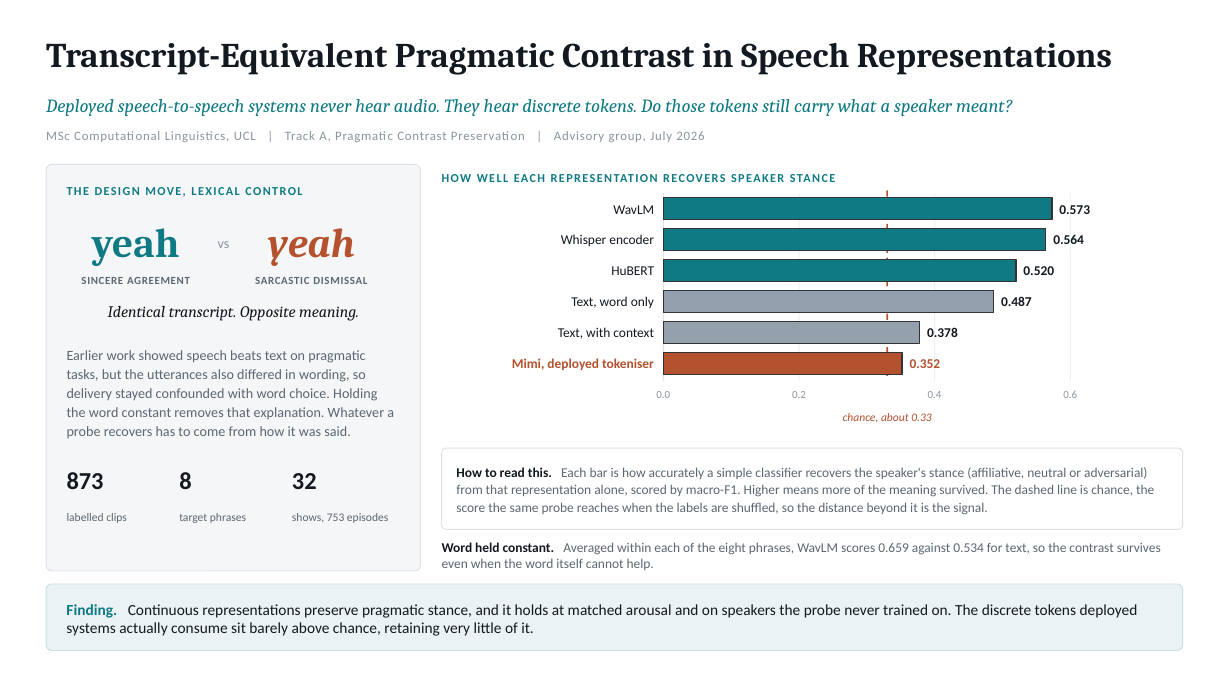
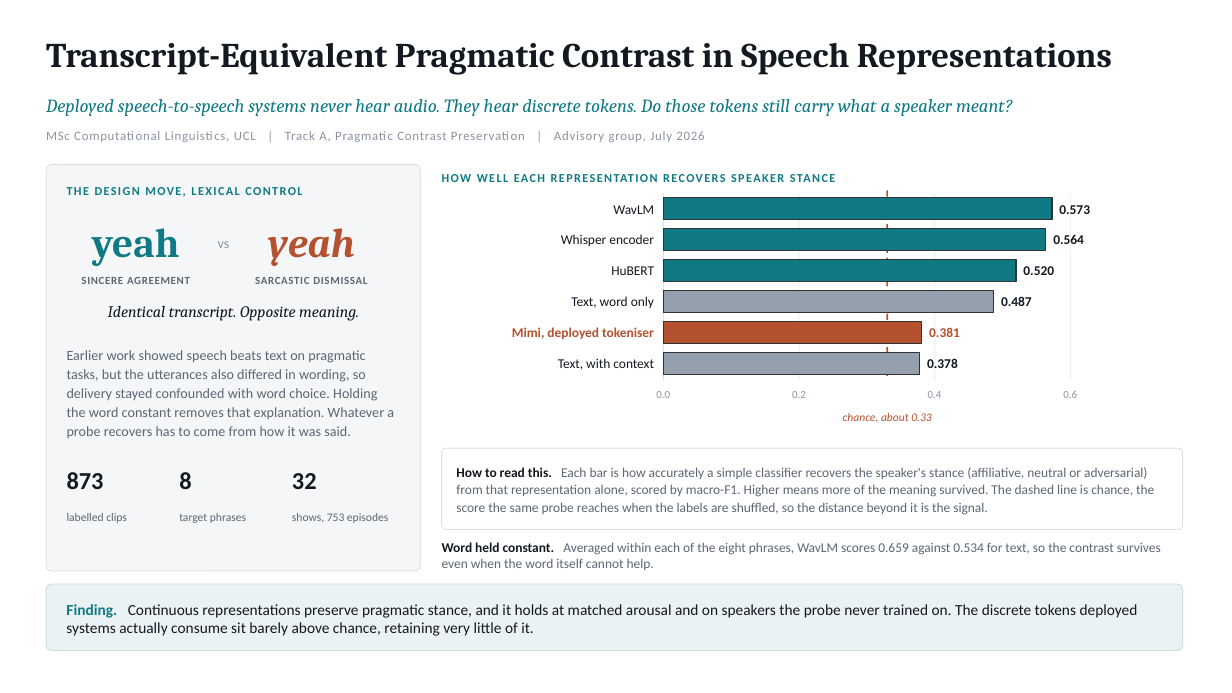
Before and after one commit to syntax606/UCL_Dissertation, a slide deck: slide 1 of docs/advisory_slide.pptx. Drawn at 1232x693 pixels with LibreOffice and Linux fonts; fonts in the diff are those of the drawing. Boxes give left, top, right and bottom in pixels: in the first picture for what was removed or moved away, otherwise in the second. Text is boxed around its words. In the diff, an @@ line names an element or a change of style, - is before the commit and + after.

```diff
--- a/docs/advisory_slide.pptx
+++ b/docs/advisory_slide.pptx
@@ text "Mimi, deployed tokeniser": place and size @@
-text "Mimi, deployed tokeniser" at [512, 358, 654, 370]
+text "Mimi, deployed tokeniser" at [512, 327, 654, 339]
@@ rectangle at [664, 322, 922, 343]: fill #94A0AE to #B4522F @@
@@ text at [929, 327, 960, 337]: text changed; text colour #131920 to #B4522F @@
-0.378
+0.381
@@ text "Text, with context": place and size @@
-text "Text, with context" at [558, 327, 654, 339]
+text "Text, with context" at [558, 358, 654, 370]
@@ rectangle: place and size @@
-rectangle at [664, 352, 902, 373]
+rectangle at [664, 352, 920, 373]
@@ rectangle at [664, 352, 920, 373]: fill #B4522F to #94A0AE @@
@@ text at [927, 358, 958, 368]: text changed; text colour #B4522F to #131920 @@
-0.352
+0.378
```
Also in this commit, not shown: 5 other files.
